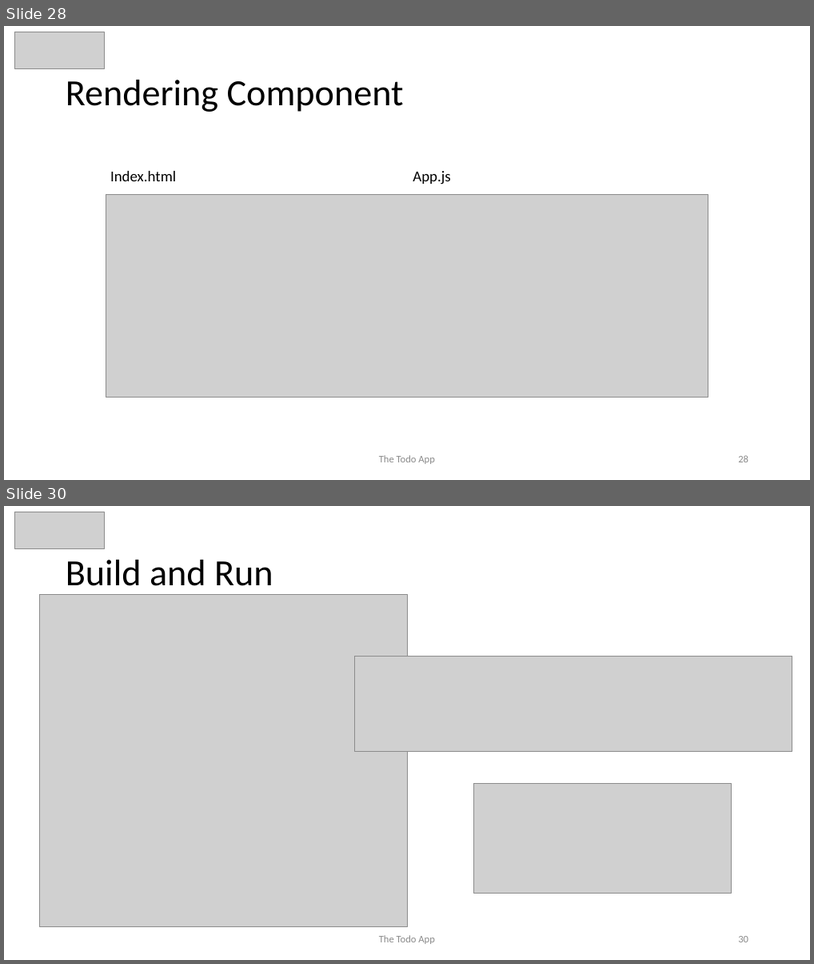
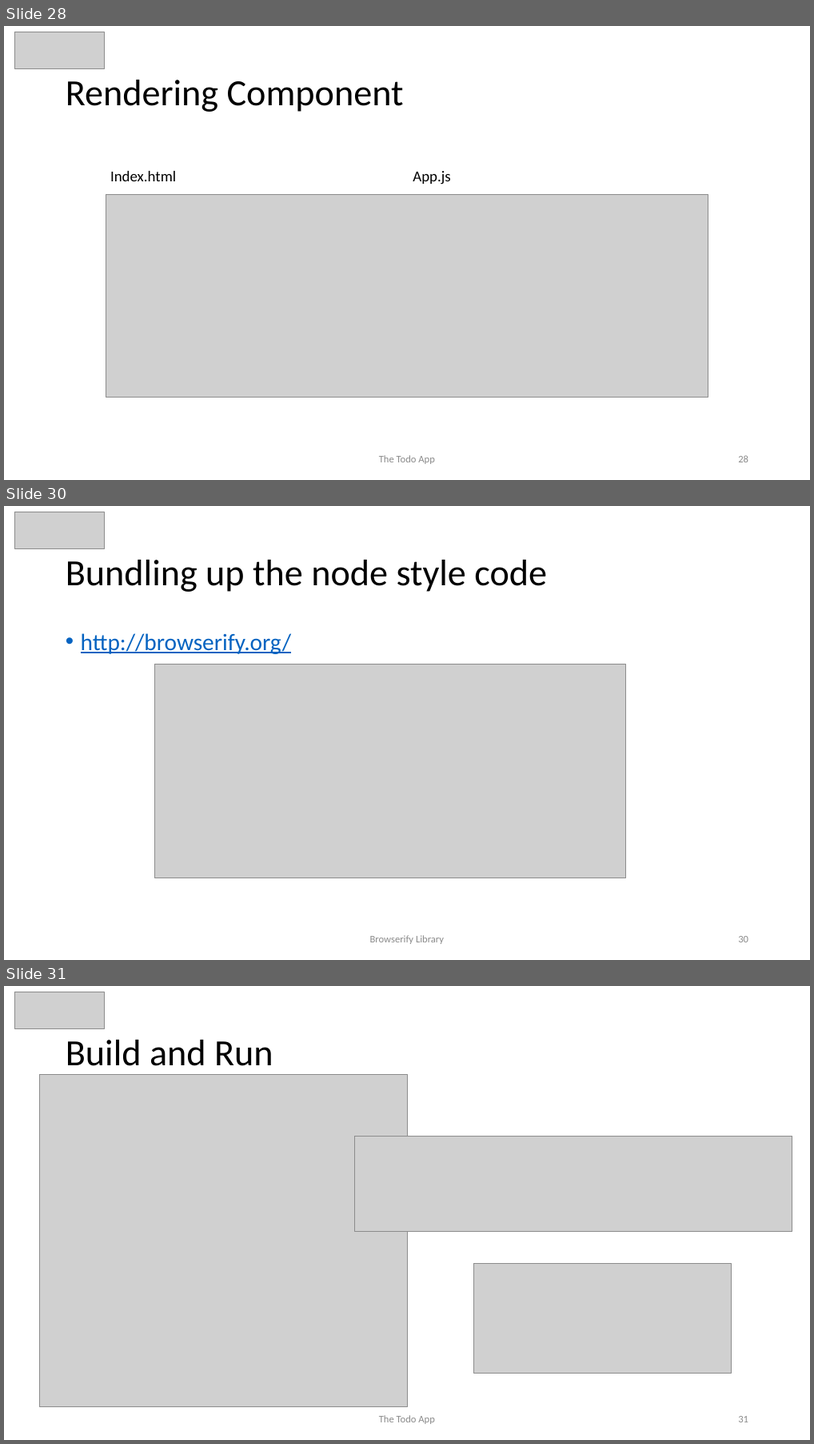
Before and after one commit to awahab29/samplealt, a slide deck: React.pptx. Shown one above the other, each under a label of ours: slides 28 and 30 before the commit, slides 28, 30 and 31 after it; the slides between them are not shown. The pictures are 814x964 and 814x1444 pixels, drawn with LibreOffice and Linux fonts; fonts in the diff are those of the drawing; grey boxes stand for pictures. Boxes give left, top, right and bottom in pixels: in the first picture for what was removed or moved away, otherwise in the second. Text is boxed around its words. In the diff, an @@ line names an element or a change of style, - is before the commit and + after.

```diff
--- a/React.pptx
+++ b/React.pptx
@@ slide 30 added at (x1=4, y1=506, x2=810, y2=960), background #FFFFFF @@
@@ picture added at (x1=14, y1=512, x2=105, y2=548) @@
@@ title added at (x1=66, y1=560, x2=547, y2=592), 44 pt, text #000000 @@
+Bundling up the node style code
@@ text added at (x1=81, y1=633, x2=291, y2=654), 28 pt, text #0563C1, underline @@
+• http://browserify.org/
@@ picture added at (x1=155, y1=664, x2=626, y2=877) @@
@@ text added at (x1=370, y1=935, x2=444, y2=944), 12 pt, text #8C8C8C @@
+Browserify Library
@@ page number added at (x1=738, y1=936, x2=749, y2=942), 12 pt, text #8C8C8C @@
+30
@@ what was slide 30 is now slide 31 @@
@@ page number at (x1=738, y1=1416, x2=749, y2=1422): text changed @@
-30
+31
```
Also in this commit, not shown: 1 slide changed.
